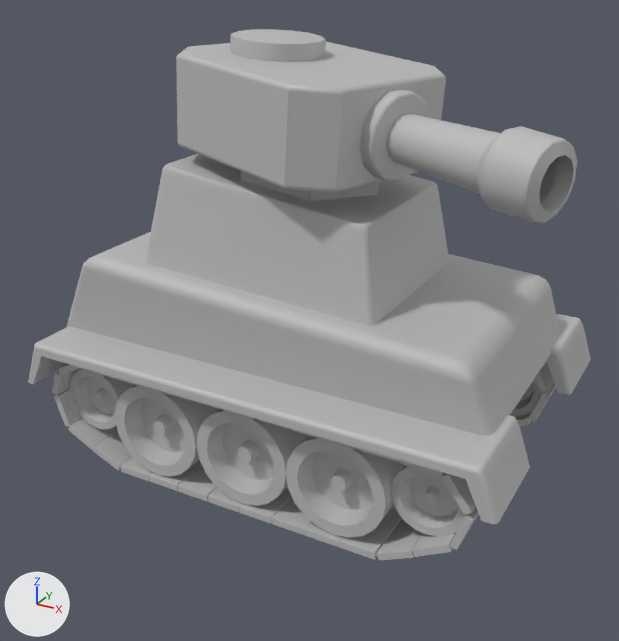
The FBX model Dawn/Assets/Model/Tank.fbx: old version first, new version second.
One viewpoint serves both versions: a 50 mm lens placed at (1.27, -2.44, 1.7), pointed at (-0.04, -0.06, 0.51). Every picture has the same lights, and +X, +Y and +Z are marked at lower left. Where no turn or scale is listed for an object, it has been applied to the vertices.

Before the edit, the objects in view are built like this:
```python
mat_phong1 = principled_material('phong1')
mat_phong1.base_color = (0.5, 0.5, 0.5)  # grey #bcbcbc
mat_phong1.roughness = 0.553
me_mesh = bpy.data.meshes.new('Mesh')
me_mesh.from_pydata(...)  # 10133 vertices, 10212 faces; spans x -0.85..0.85, y -0.57..0.57, z -0.56..0.55
me_mesh.materials.append(mat_phong1)  # grey #bcbcbc
me_mesh_001 = bpy.data.meshes.new('Mesh.001')
me_mesh_001.from_pydata(...)  # 425 vertices, 409 faces; spans x -0.652..0.659, y -0.387..0.387, z -0.195..0.205
me_mesh_001.materials.append(mat_phong1)  # grey #bcbcbc
ob_tank_base = bpy.data.objects.new('Tank_Base', me_mesh)
ob_tank_base.location = (-0.046, 0.003, 0.559)
ob_tank_top = bpy.data.objects.new('Tank_Top', me_mesh_001)
ob_tank_top.location = (0.166, -0.034, 1.251)
```
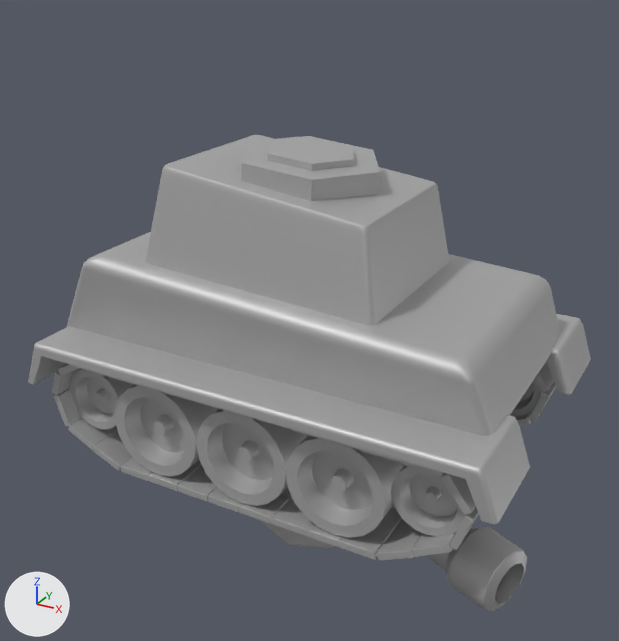
The newer file is also rescaled (x0.05) as a whole; pictures and numbers use the older file's frame.

Scene script edits in JSON lines:
```json
{"op": "set", "path": "mat_phong1.metallic", "old": "0.0", "new": "0.5"}
{"block": "me_mesh_001", "where": "me_mesh_001.from_pydata(...)  # 425 vertices, 409 faces; spans x -0.652..0.659, y -0.387..0.387, z -0.195..0.205"}
{"block": "me_mesh_001", "where": "# used by ob_tank_top; location = (0.166, -0.034, 1.251)"}
{"block": "me_mesh_001", "change": "me_mesh_001 part 1: the whole mesh is moved by (0.0, 0.0, -1.241)"}
```

What differs and where, as boxes [x1, y1, x2, y2] in the pictures (619 x 641 px):
```json
{"object": "Tank_Base", "change": "surface changed", "before": [28, 135, 582, 561], "after": [28, 135, 582, 561]}
{"object": "Tank_Top", "change": "surface changed, mesh moved", "before": [176, 29, 577, 223], "after": [259, 487, 527, 612]}
```
